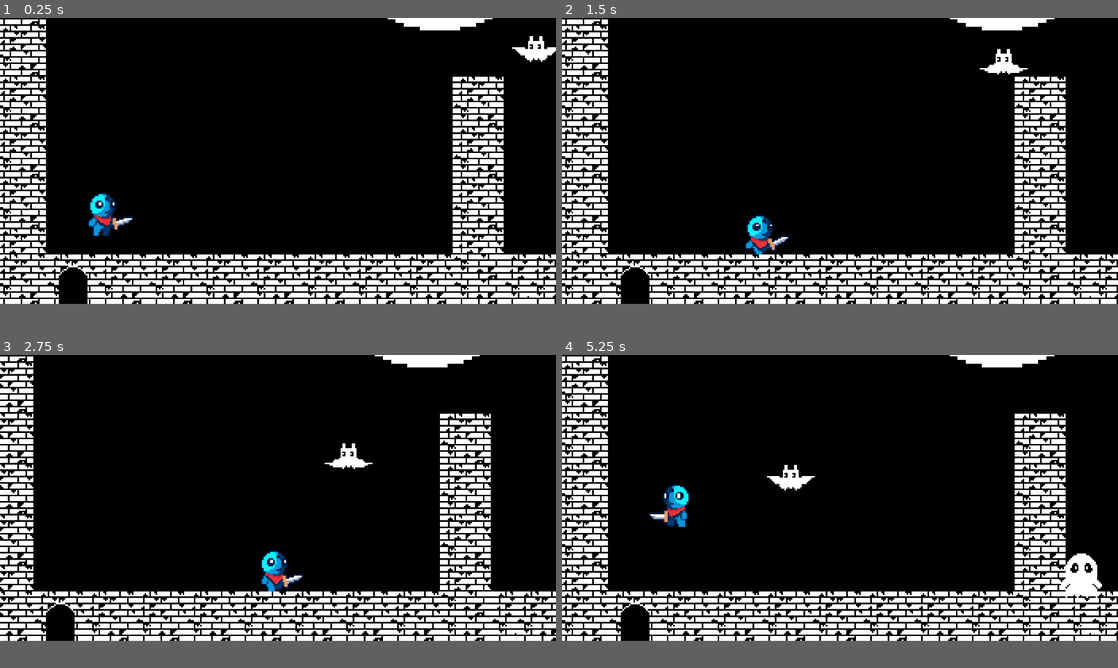
Above: before the commit, frames 1-4 (two rows, left to right).
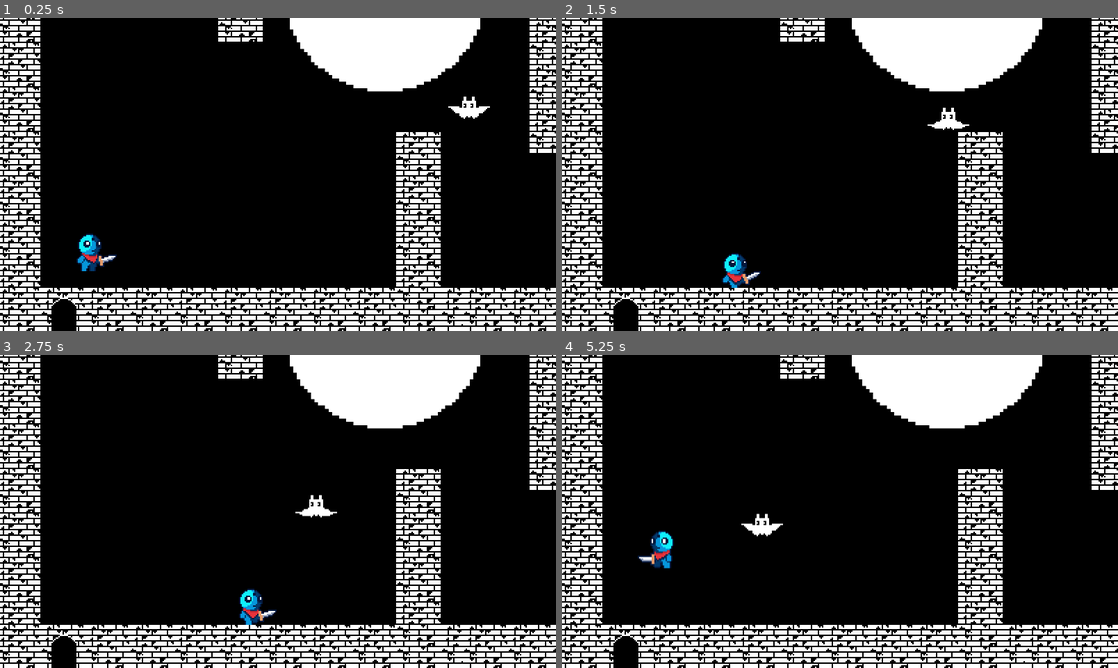
Above: after the commit, the same moments.

Repository: Tracychun13/twilight-tower
Game: Godot game, scene res://scenes/game_level_1.tscn
Same seed, same stepped clock (60 frames per second), same inputs: the game is played once before the commit and once after it.
Inputs:
- Up to frame 1 (0.25 s): no input
- Up to frame 2 (1.5 s): hold D (right) 0.53-1.28 s; hold K (attack) 0.53-1.28 s; hold S (down) from 1.28 s (still down); tap K (attack) at 1.35 s
- Up to frame 3 (2.75 s): release S (down) at 2.03 s; hold D (right) from 2.03 s (still down); hold K (attack) from 2.03 s (still down)
- Up to frame 4 (5.25 s): release D (right) at 2.78 s; release K (attack) at 2.78 s; hold W (up) 2.78-3.53 s; tap K (attack) at 2.85, 4.35 s; hold K (attack) 3.53-4.28 s; hold A (left) 3.53-5.03 s; hold S (down) from 5.03 s (still down); hold K (attack) from 5.03 s (still down)
In our replay, the window is 800x411 before the commit and 800x450 after it. These sizes can differ from the game's own. Grey fills any space a smaller window leaves; there, only what the larger window draws over its background counts as a difference.

The runs differ from the first frame. In frame 1, 30% of the frame differs, in the area x 0-100%, y 0-100%; in frame 2, 29%; in frame 3, 29%; in frame 4, 31%.
Error after the commit: Parse Error: Function "ghost_mechanic()" not found in base self. (res://scripts/game_1.gd:11)

Commit message:
ghost

Diff:
--- a/twilight-tower/project.godot
+++ b/twilight-tower/project.godot
@@ -18,8 +18,8 @@
 
 [display]
 
-window/size/viewport_width=1400
-window/size/viewport_height=720
+window/size/viewport_width=1600
+window/size/viewport_height=900
 
 [input]
 
--- a/twilight-tower/scenes/game_level_1.tscn
+++ b/twilight-tower/scenes/game_level_1.tscn
@@ -6,6 +6,7 @@
 [ext_resource type="PackedScene" uid="uid://kpuvt45selag" path="res://scenes/light_area.tscn" id="4_jcbiw"]
 [ext_resource type="PackedScene" uid="uid://cndebk628rpcc" path="res://scenes/hole.tscn" id="5_owri1"]
 [ext_resource type="PackedScene" uid="uid://bkxva68b8o82j" path="res://scenes/bat.tscn" id="6_ucxug"]
+[ext_resource type="PackedScene" uid="uid://d2ia8rh1mmtxd" path="res://scenes/ghost.tscn" id="7_ybydf"]
 [ext_resource type="Script" path="res://scenes/next_level_1.gd" id="8_ss6lk"]
 [ext_resource type="PackedScene" uid="uid://ccys3h26v3rnb" path="res://scenes/background_score.tscn" id="9_mmbuv"]
 
@@ -531,6 +532,9 @@
 [node name="hole" parent="." instance=ExtResource("5_owri1")]
 position = Vector2(219, 109)
 
+[node name="Ghost" parent="." instance=ExtResource("7_ybydf")]
+position = Vector2(1, 26)
+
 [node name="Bat" parent="." instance=ExtResource("6_ucxug")]
 position = Vector2(48, 42)
 collision_layer = 5
--- a/twilight-tower/scenes/ghost.tscn
+++ b/twilight-tower/scenes/ghost.tscn
@@ -26,8 +26,7 @@
 }]
 
 [node name="Ghost" type="CharacterBody2D"]
-collision_layer = 8
-collision_mask = 3
+collision_mask = 2
 motion_mode = 1
 wall_min_slide_angle = 0.0
 script = ExtResource("1_sy2ur")
@@ -40,4 +39,5 @@
 frame_progress = 0.309421
 
 [node name="CollisionPolygon2D" type="CollisionPolygon2D" parent="."]
+z_as_relative = false
 polygon = PackedVector2Array(-9, -14, -9, -6, 11, -6, 11, -14, 10, -22, 6, -28, -4, -28, -8, -23)
--- a/twilight-tower/scripts/game_1.gd
+++ b/twilight-tower/scripts/game_1.gd
@@ -3,23 +3,9 @@
 @onready var timer = $Timer
 @onready var player = $Player
 var is_ghost_spawned: bool = false
-var ghost_instance = null
-var GHOST = preload("res://scenes/ghost.tscn")
-
-func ghost_mechanic() -> void:
-	if not is_ghost_spawned and not player.is_in_light:
-		ghost_instance = GHOST.instantiate()
-		ghost_instance.position = Vector2(220, 112)
-		ghost_instance.player_pos = global_position.direction_to(player.position)
-		ghost_instance.hole_pos = Vector2(220, 112)
-		is_ghost_spawned = true
-		#player.is_captured_by_ghost = true
-		add_child(ghost_instance)
-	elif is_ghost_spawned:
-		ghost_instance.queue_free()
-		player.is_captured_by_ghost = false
-		ghost_instance = null
-		is_ghost_spawned = false
+@onready var hole = $hole
+@onready var ghost = $Ghost
+#func ghost_mechanic() -> void:
 
 func _on_timer_timeout() -> void:
 	ghost_mechanic()
--- a/twilight-tower/scripts/ghost.gd
+++ b/twilight-tower/scripts/ghost.gd
@@ -1,17 +1,17 @@
 extends CharacterBody2D
 
+@onready var player = $"../Player"
+@onready var hole = $"../hole"
+const SPEED = 250.0
+var can_move = false
+var has_grabbed = false
 
-const SPEED = 250.0
-var is_summoned = false
-var player_pos = Vector2(0.0, 0.0)
-var hole_pos = Vector2(0.0, 0.0)
-var has_grabbed = false
 func _ready() -> void:
 	pass
 
-func _physics_process(delta: float) -> void:
+func _physics_process(_delta) -> void:
 	if not has_grabbed:
-		velocity = SPEED*player_pos
+		velocity = SPEED*player.position
 	else:
-		velocity = (SPEED/3)*hole_pos
+		velocity = (SPEED/3)*hole.position
 	move_and_slide()
Not shown: 1 places in twilight-tower/scenes/game_level_1.tscn that only renumber resources
